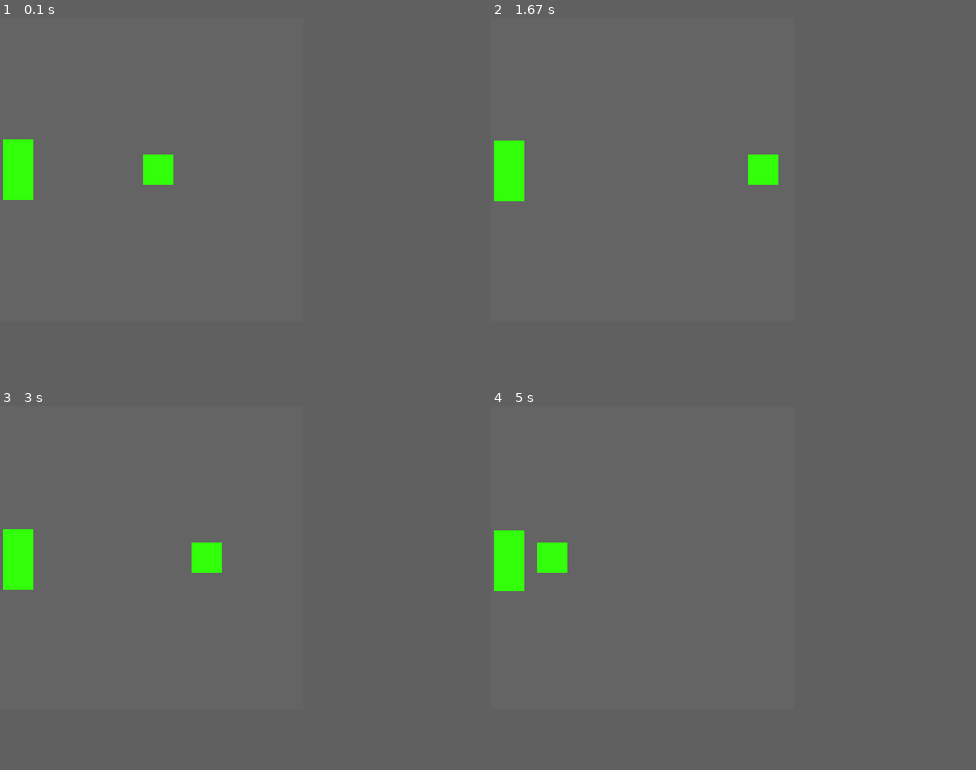
Above: before the commit, frames 1-4 (two rows, left to right).
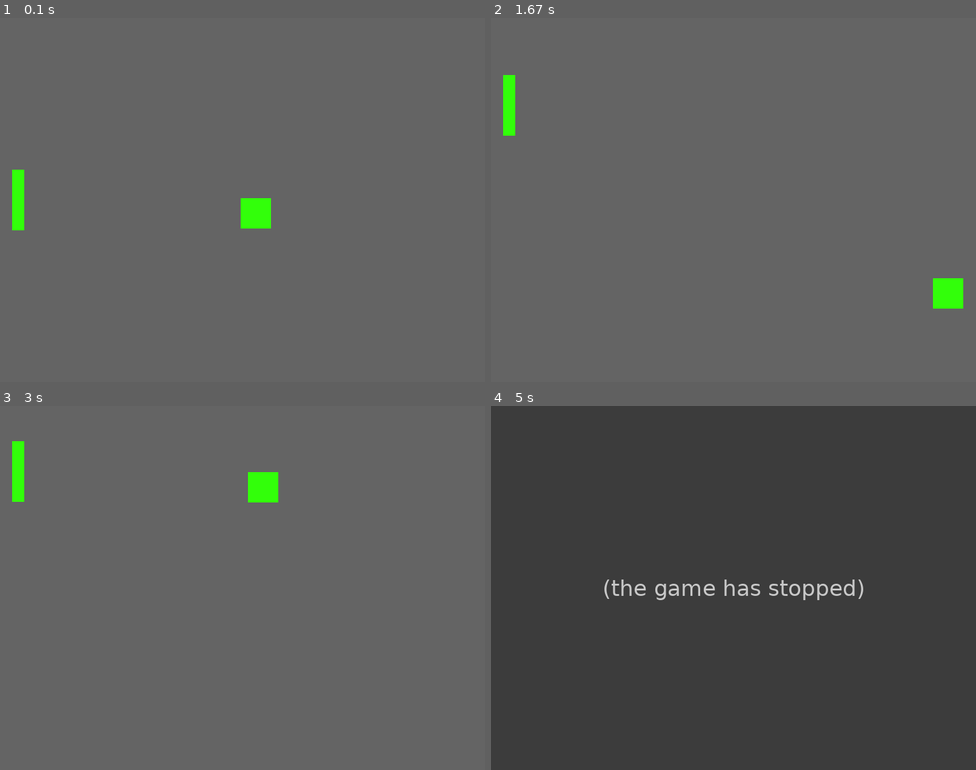
Above: after the commit, the same moments.

Repository: Carine-SHS-Digital-Tech/dodge-pygame-HughNelson
Game: pygame game, started from Kidscancode tutorial.py
The game is run twice, just before and just after one commit, with the same random seed, the same clock (stepped at 60 frames per second) and the same inputs.
Inputs:
- Up to frame 1 (0.1 s): no input
- Up to frame 2 (1.67 s): hold Up 0.33-0.8 s; hold Down 0.83-1.13 s; hold Up 1.17-1.53 s; hold Down from 1.57 s (still down)
- Up to frame 3 (3 s): release Down at 1.93 s; hold Up 1.97-2.27 s; hold Down 2.3-2.6 s; hold Up from 2.63 s (still down)
- Up to frame 4 (5 s): release Up at 3 s; hold Down 3.03-3.4 s; hold Up 3.43-3.73 s; hold Down 3.77-4.07 s; hold Up 4.1-4.47 s
In our replay, the window is 500x500 before the commit and 800x600 after it. These sizes can differ from the game's own. Grey fills any space a smaller window leaves; there, only what the larger window draws over its background counts as a difference.

The runs differ from the first frame. In frame 1, 2.1% of the frame differs, in the area x 0-56%, y 33-59%; in frame 2, 2.5%; in frame 3, 2.5%; in frame 4, 52%, in the area x 0-77%, y 0-84%.
After the commit the program exited at 4.7 s; later frames show no game.

Commit message:
finished Pong

Diff:
--- a/Kidscancode tutorial.py
+++ b/Kidscancode tutorial.py
@@ -8,36 +8,53 @@
         self.image.fill((50,255,10))
         self.rect = self.image.get_rect()
         self.rect.center = (width/2,height/2)
-        self.x_speed = 1
+        self.y_speed = 2
+        self.x_speed = 2
     def update(self):
 
-
-        if self.rect.colliderect(Player()):
+        global running
+        if self.rect.colliderect(player):
             self.x_speed *= -1
         if self.rect.x >= width-50:
             print("passed")
             self.x_speed *= -1
+        if self.rect.y <= 0:
+            self.y_speed *= -1
+        if self.rect.y >= height-50:
+            self.y_speed *= -1
+        if self.rect.x <= 0:
+            print("end")
+
+            running = False
+            return running
+
+
 
         self.rect.x += self.x_speed
+        self.rect.y += self.y_speed
 class Player(pygame.sprite.Sprite):
     def __init__(self):
         pygame.sprite.Sprite.__init__(self)
-        self.image = pygame.Surface((50, 100))
+        self.image = pygame.Surface((20, 100))
         self.image.fill((50,255,10))
         self.rect = self.image.get_rect()
         self.rect.center = (30,height/2)
         self.x_speed = 1
+        self.counter = 0
 
     def move(self, direction):
         if direction == "down":
-            self.rect.y += 1
+            self.rect.y += 3
+        if direction == "up":
+            self.rect.y -= 3
+
 
 
 
 pygame.init()
 pygame.mixer.init()
 
-width, height = 500, 500
+width, height = 800, 600
 screen = pygame.display.set_mode((width, height))
 
 pygame.display.set_caption("My game")
@@ -51,9 +68,8 @@
 
 
 running = True
-
+direction = "pass"
 while running:
-
 
     clock.tick(200)
     for event in pygame.event.get():
@@ -61,11 +77,14 @@
             running = False
         if event.type == pygame.KEYDOWN:
             if event.key == pygame.K_DOWN:
-                player.move("down")
+                direction = "down"
             if event.key == pygame.K_UP:
-                player.move("up")
+                direction = "up"
+        if event.type == pygame.KEYUP:
+            direction = "pass"
 
     # Update
+    player.move(direction)
     all_sprites.add(ball)
     all_sprites.add(player)
 
